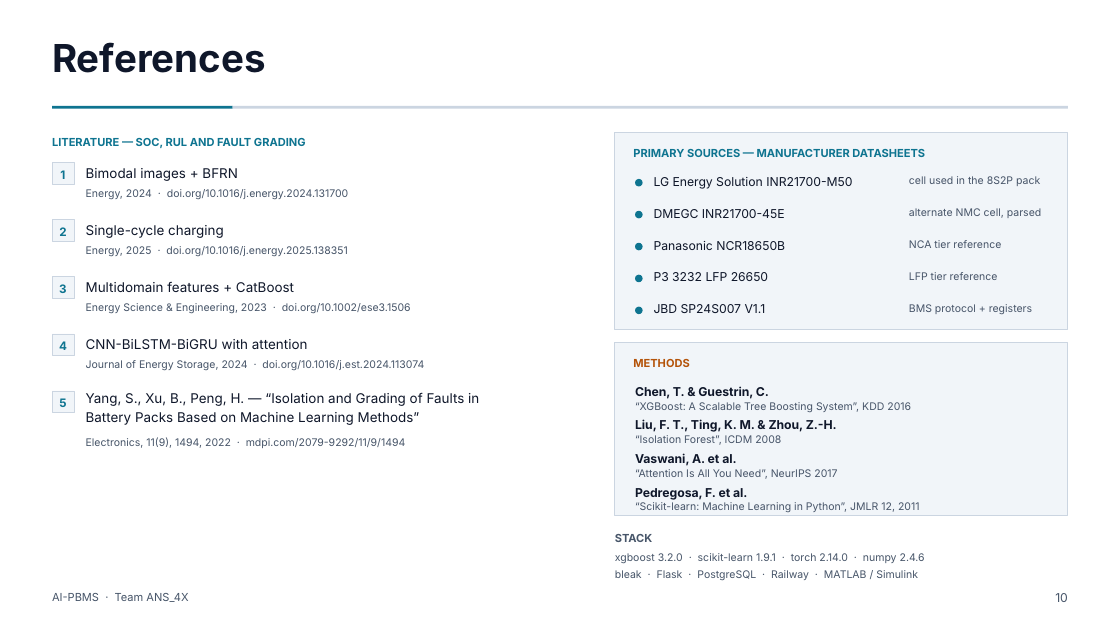
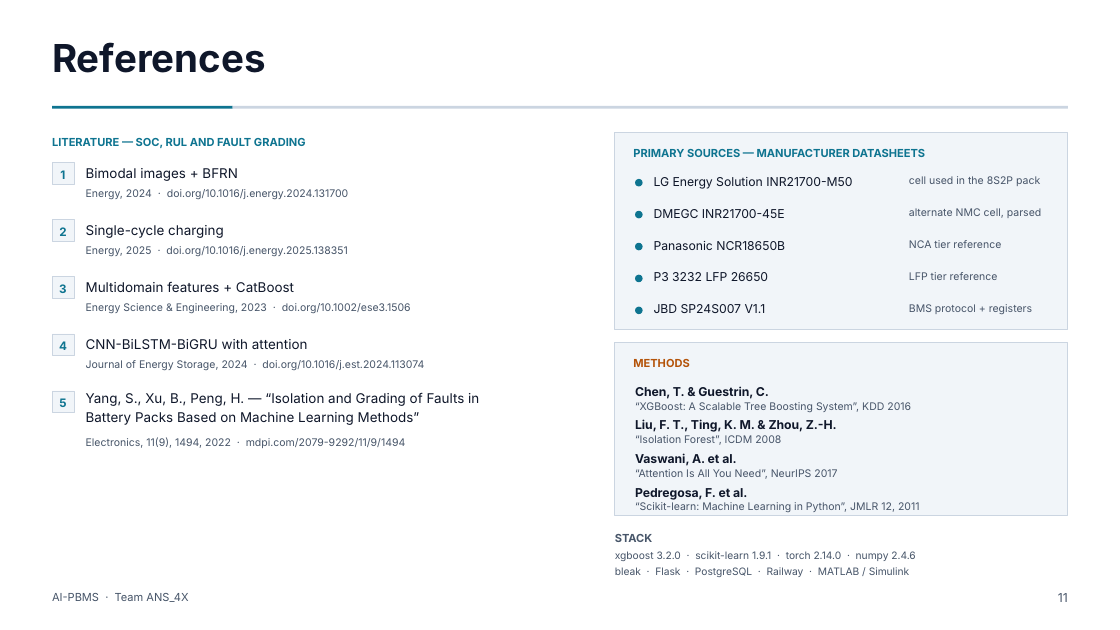
Before and after one commit to Adhi5504/Intelligent_BMS, a slide deck: slide 11 of AI_PBMS_8Slide.pptx (slide 10 before the commit). Drawn at 1120x630 pixels with LibreOffice and Linux fonts; fonts in the diff are those of the drawing. Boxes give left, top, right and bottom in pixels: in the first picture for what was removed or moved away, otherwise in the second. Text is boxed around its words. In the diff, an @@ line names an element or a change of style, - is before the commit and + after.

```diff
--- a/AI_PBMS_8Slide.pptx
+++ b/AI_PBMS_8Slide.pptx
@@ text "xgboost 3.2.0 · scikit-learn 1.9.1 ..." at (x1=615, y1=551, x2=915, y2=577): size 9 to 8.8 pt; line spacing 1.32 to 1.28 @@
@@ text at (x1=1058, y1=593, x2=1068, y2=602): text changed @@
-10
+11
```
Also in this commit, not shown: 1 other slide changed, 2 slides added, 1 slide removed, 5 other files.
